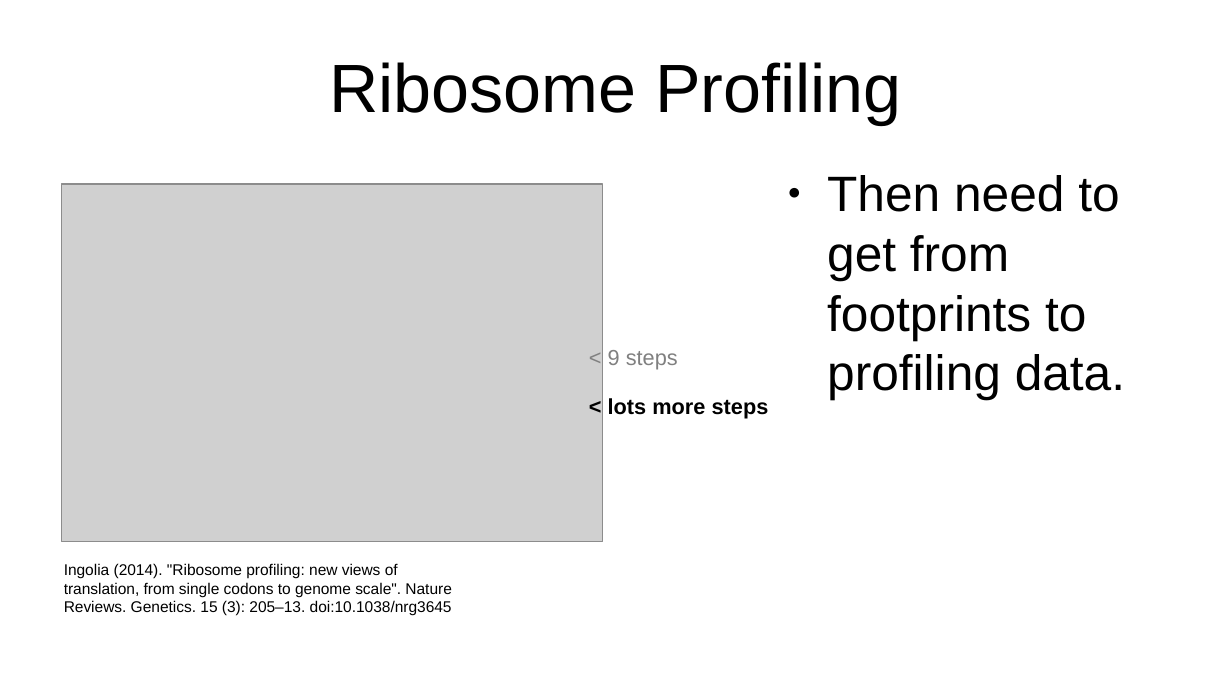
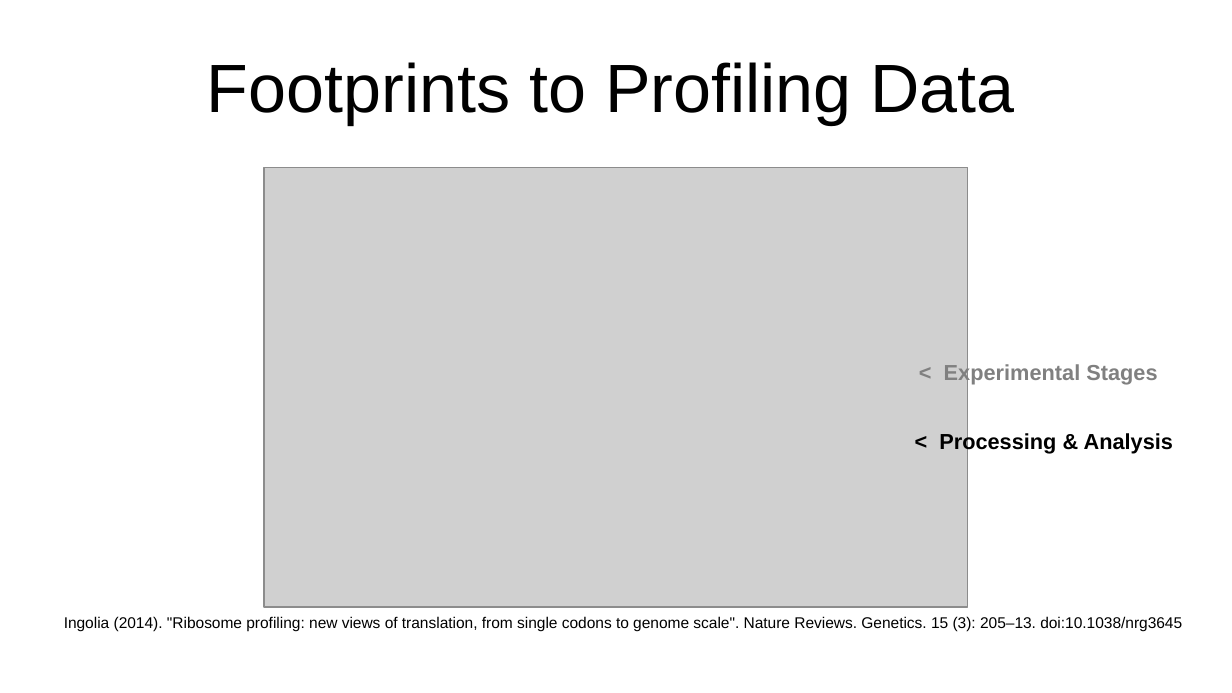
Before and after one commit to FlicAnderson/LabTalk-RiboViz, a slide deck: slide 12 of LabTalk.odp (slide 9 before the commit). Drawn at 1232x693 pixels with LibreOffice and Linux fonts; fonts in the diff are those of the drawing; grey boxes stand for pictures. Boxes give left, top, right and bottom in pixels: in the first picture for what was removed or moved away, otherwise in the second. Text is boxed around its words. In the diff, an @@ line names an element or a change of style, - is before the commit and + after.

```diff
--- a/LabTalk.odp
+++ b/LabTalk.odp
@@ title at bbox=[207, 62, 1014, 125]: text changed @@
-Ribosome Profiling
+Footprints to Profiling Data
@@ picture: place and size @@
-picture at bbox=[61, 184, 603, 542]
+picture at bbox=[264, 168, 968, 608]
@@ text removed at bbox=[827, 175, 1125, 400] @@
-● Then need to get from footprints to profiling data.
@@ text removed at bbox=[608, 350, 678, 370] @@
-< 9 steps
@@ text added at bbox=[944, 363, 1157, 385], 14 pt, text #808080, bold @@
+< Experimental Stages
@@ text removed at bbox=[608, 398, 769, 419] @@
-< lots more steps
@@ text added at bbox=[939, 432, 1173, 454], 14 pt, text #000000, bold @@
+< Processing & Analysis
@@ text "Ingolia (2014). "Ribosome profiling: new ..." rewrapped from bbox=[64, 563, 452, 616] to bbox=[64, 616, 1182, 631] @@
```
Also in this commit, not shown: 21 other slides changed, 4 slides added, 10 slides removed.
